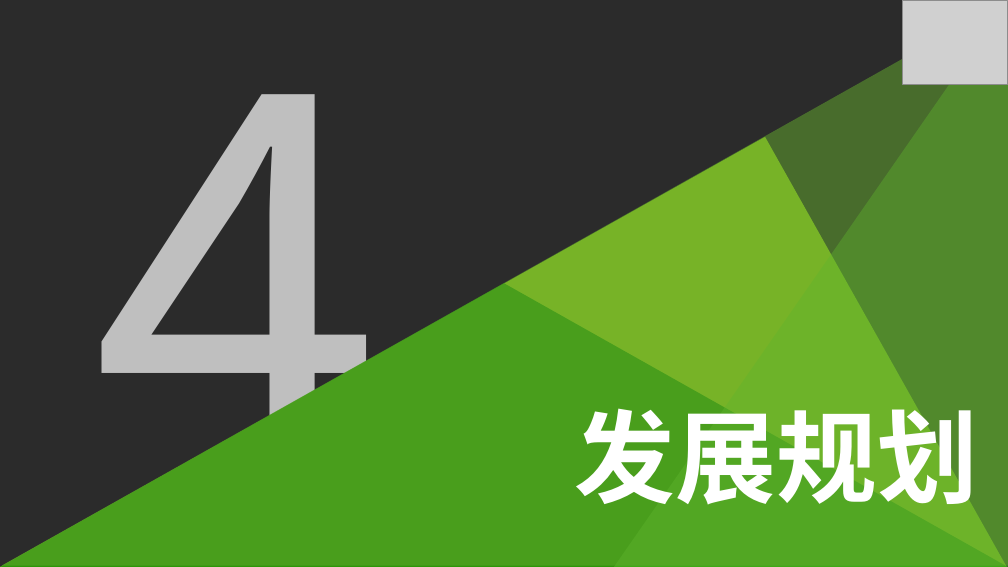
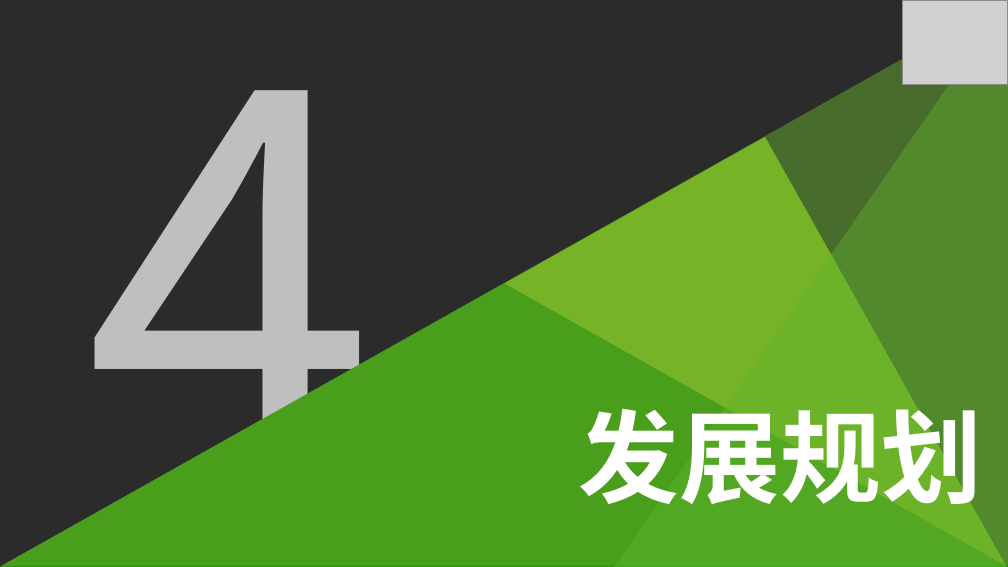
Before and after one commit to chenhening/wifiworld, a slide deck: slide 9 of doc/anynet_bp.ppt. Drawn at 1008x567 pixels with LibreOffice and Linux fonts; fonts in the diff are those of the drawing; grey boxes stand for pictures; background and template pictures are left out; a plain dark background stands for a picture behind light text. Boxes give left, top, right and bottom in pixels: in the first picture for what was removed or moved away, otherwise in the second. Text is boxed around its words. In the diff, an @@ line names an element or a change of style, - is before the commit and + after.

```diff
--- a/doc/anynet_bp.ppt
+++ b/doc/anynet_bp.ppt
@@ right triangle removed at (2, 0, 1008, 565) @@
@@ freeform shape added at (2, 0, 1008, 565), fill #63A82E at 52% opacity @@
@@ text "4" rewrapped from (92, 94, 383, 567) to (84, 90, 375, 567) @@
@@ right triangle removed at (614, 0, 1008, 566) @@
@@ freeform shape added at (614, 0, 1008, 566), fill #5AC12D at 41% opacity @@
@@ right triangle removed at (0, 137, 1007, 567) @@
@@ freeform shape added at (0, 137, 1007, 567), fill #8DC120 @@
@@ text "发展规划" rewrapped from (575, 393, 978, 514) to (579, 393, 982, 521) @@
```
Also in this commit, not shown: 14 other slides changed.
